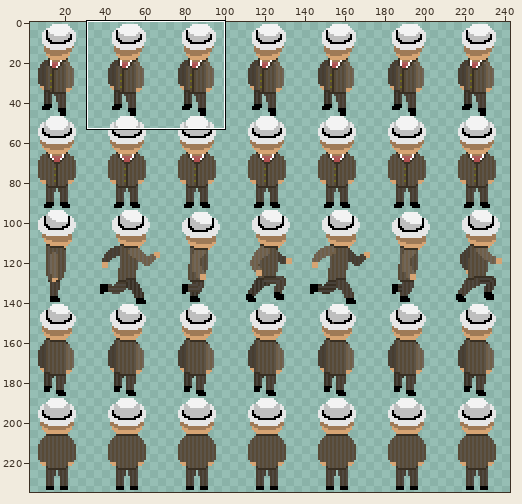
File history of a sprite sheet, resources/images/player_sheet.png. The first picture is a wide view before the edit; the outline marks the close-up.
Close-up. As it was:
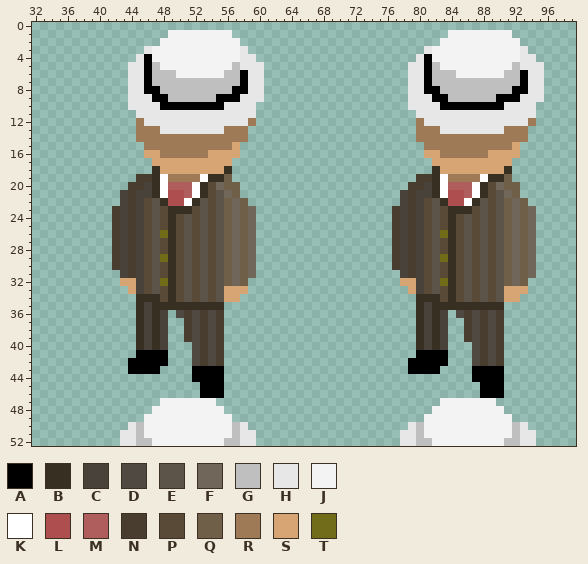
The file is 245x235 pixels. Colours within 5 levels of each other are drawn and written as one. Shown: x 32..99, y 0..52. The wide view leaves out empty margins. The commit also changed other parts of the picture, which this record leaves out.
Palette (. is transparent): A #000000  B #382f23  C #48423a  D #504941  E #5c5449  F #706659  G #bfbfbf  H #e7e7e7  J #f3f3f3  K #ffffff  L #af4e4e  M #af5d5d  N #483d2f  P #584a36  Q #705f48  R #9f7a57  S #d7a473  T #706c19
Pixels before (only the part around the change), first column x 32:
 0 ....................................................................
 1 .................JJJJJJJJ...........................JJJJJJJJ........
 2 ................JJJJJJJJJJ.........................JJJJJJJJJJ.......
 3 ..............HJJJJJJJJJJJH......................HJJJJJJJJJJJH......
 4 .............HAJJJJJJJJJJJHH....................HAJJJJJJJJJJJHH.....
 5 ............HHAGJJJJJJJJJGHHH..................HHAGJJJJJJJJJGHHH....
 6 ............HHAGGGJJJJJJGGAHH..................HHAGGGJJJJJJGGAHH....
 7 ............HHAGGGGGGGGGGGAHH..................HHAGGGGGGGGGGGAHH....
 8 ............HHAAGGGGGGGGGAAHH..................HHAAGGGGGGGGGAAHH....
 9 ............HHHAAGGGGGGAAAHHH..................HHHAAGGGGGGAAAHHH....
10 ............HHHHAAAAAAAAHHHH...................HHHHAAAAAAAAHHHH.....
11 .............HHHHHHHHHHHHHHH....................HHHHHHHHHHHHHHH.....
12 .............RHHHHHHHHHHHHHR....................RHHHHHHHHHHHHHR.....
13 .............RRRHHHHHHHHRRR.....................RRRHHHHHHHHRRR......
14 .............RRRRRRRRRRRRRR.....................RRRRRRRRRRRRRR......
15 ..............RRRRRRRRRRRS.......................RRRRRRRRRRRS.......
16 ..............SSRRRRRRSSSS.......................SSRRRRRRSSSS.......
17 ...............SSSSSSSSSS.........................SSSSSSSSSS........
18 ...............BSSSSSSSSB.........................BSSSSSSSSB........
19 .............NNBKRRRRKBBQ.......................NNBKRRRRKBBQ........
20 ............NNCBKMMMKBPFQQ.....................NNCBKMMMKBPFQQ.......
21 ...........CNCCBKLLMKBPEFQ....................CNCCBKLLMKBPEFQ.......
22 ...........CNCPEBLLKBEPEQFQ...................CNCPEBLLKBEPEQFQ......
23 ..........NCNCPEPBBBPEPEQFQF.................NCNCPEPBBBPEPEQFQF.....
24 ..........NCNCPEPBPEPEPEQFQF.................NCNCPEPBPEPEPEQFQF.....
25 ..........NCNCPEPBPEPEPEQFQF.................NCNCPEPBPEPEPEQFQF.....
26 ..........NCNCPETBPEPEPEQFQF.................NCNCPETBPEPEPEQFQF.....
27 ..........NCNCPEPBPEPEPEQFQF.................NCNCPEPBPEPEPEQFQF.....
28 ..........NCNCPEPBPEPEPEQFQF.................NCNCPEPBPEPEPEQFQF.....
29 ..........NCNCPETBPEPEPEQFQF.................NCNCPETBPEPEPEQFQF.....
30 ..........NCNCPEPBPEPEPEQFQF.................NCNCPEPBPEPEPEQFQF.....
31 ...........CNCPEPBPEPEPEQFQF..................CNCPEPBPEPEPEQFQF.....
32 ...........SSCPETBPEPEPEQFQ...................SSCPETBPEPEPEQFQ......
33 ............SCPEPBPEPEPESSS....................SCPEPBPEPEPESSS......
34 .............BBBPBPEPEPESS......................BBBPBPEPEPESS.......
35 .............BCBBBBBBBBB........................BCBBBBBBBBB.........
36 .............BCBC.DNDNDN........................BCBC.DNDNDN.........
37 .............BCBC..NDNDN........................BCBC..NDNDN.........
38 .............BCBC..NDNDN........................BCBC..NDNDN.........
39 .............BCBC..NDNDN........................BCBC..NDNDN.........
40 .............BCBC...DNDN........................BCBC...DNDN.........
41 .............AAAA...DNDN........................AAAA...DNDN.........
42 ............AAAAA...DNDN.......................AAAAA...DNDN.........
43 ............AAAA....AAAA.......................AAAA....AAAA.........
44 ....................AAAA...............................AAAA.........
45 .....................AAA................................AAA.........
46 .....................AAA................................AAA.........
47 ................JJJJJJJ............................JJJJJJJ..........
48 ...............JJJJJJJJJ..........................JJJJJJJJJ.........
49 ..............JJJJJJJJJJJ........................JJJJJJJJJJJ........
50 ............HGJJJJJJJJJJJGH....................HGJJJJJJJJJJJGH......
51 ...........HHGJJJJJJJJJJJGHH..................HHGJJJJJJJJJJJGHH.....
52 ...........HHGGJJJJJJJJJGGHH..................HHGGJJJJJJJJJGGHH.....
After the commit:
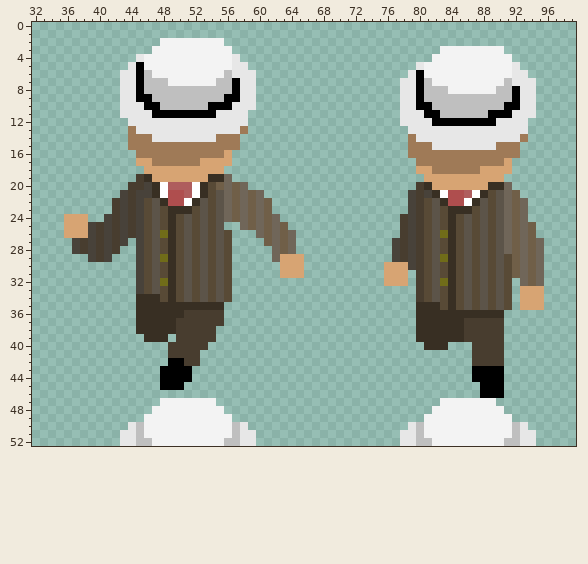
Change:
Changed rows in their new state; - is an unchanged pixel.
first column x 36:
 1 -------------........---------------------------........----
 2 --------------------..-------------------------..........---
 3 ----------.----------..----------------------..--------...--
 4 ----------J----------H..--------------------..----------...-
 5 ---------AJJ---------H-..------------------.-JJ---------H...
 6 -------H-AGJJJ-------HH-.-------------------AJJJJ------JHH..
 7 -------H-AG--JJJJJJ--AH-.-----------------H-AGJJJJJJJJJ-HH-.
 8 -------H-AGG----------H-.-----------------H-AGG-JJJJJJ---H-.
 9 -------H-AAGG------G----.-----------------H-AGGG------GG---.
10 -------H--AAGGGGGG--A---------------------H-AAGGGGGGGGGAA---
11 -------HH--AAAAAAAA----.------------------HH-AAGGGGGGAAA----
12 --------HH-------------.------------------HHH-AAAAAAAA----.-
13 --------RHHH--------HH---------------------HHHH--------HHH--
14 --------R--HHHHHHHH---.--------------------RHHHHHHHHHHHHH---
15 --------RR-----------R---------------------RR-HHHHHHHH--R---
16 ---------RRR------RR-.---------------------RRRR------RRRR---
17 ---------SSRRRRRR---------------------------RRRRRRRRRRR-----
18 ----------SS--------.-----------------------SSRRRRRR---S----
19 ----------BSSSSSSS--F-----------------------.SSSSSSSSSS.----
20 -------------------QF-F--------------------.-BSSSSSSSBBF.---
21 ----------------------FQF-----------------.CN---------------
22 ------N-------------FQFQFQ----------------.CN----------FQF--
23 --------------------FQFQFQ---------------..CN----------FQF.-
24 SSS--C--------------FQFQFQF--------------.NCN----------FQF.-
25 SSSCNC--------------..FQFQFQ-------------.NCN----------FQFQ-
26 SSSCNC--------------P...FQFQF------------.NCN----------FQFQ-
27 -CNCNC--.-----------P...-QFQF------------CNCN----------FQFQF
28 -CNCNC-..-----------P...--FQF------------CNCN----------FQFQF
29 ---CNC...-----------P...--FSSS-----------CNCN----------PQFQF
30 ------...-----------P...---SSS----------SSSCN----------PQFQF
31 -------..-----------P...---SSS----------SSS.N----------PQFQF
32 -------..-----------P..-----------------SS-.N----------P.FQF
33 --------.-----------P..--------------------.N----------P.-SS
34 --------------------P.----------------------NPE--------P.SSS
35 ----------B----------------------------------B-P-PEPEPEP-SSS
36 ----------B-BBB-N-N--------------------------B-BBBBBBBB-----
37 ----------B-BBN-N-N--------------------------B-BBB-N-N------
38 ----------B-BBN-N-N.-------------------------B-BBB-N-N------
39 ---------.B-B-N-N-N.-------------------------B-BBB-N-N------
40 ---------....NNNN-..------------------------.B-B---N-N------
41 ---------....NNNN...------------------------....---N-N------
42 --------.....AANN...-----------------------.....---N-N------
43 --------....AAAA....-----------------------....-------------
44 ------------AAAA....----------------------------------------
45 ------------AAA--...----------------------------------------
46 -----------------...----------------------------------------
Where, in picture pixels (left, top, right, bottom), the same in both close-ups:
changed: (64, 30, 304, 398)
changed: (384, 30, 544, 374)
